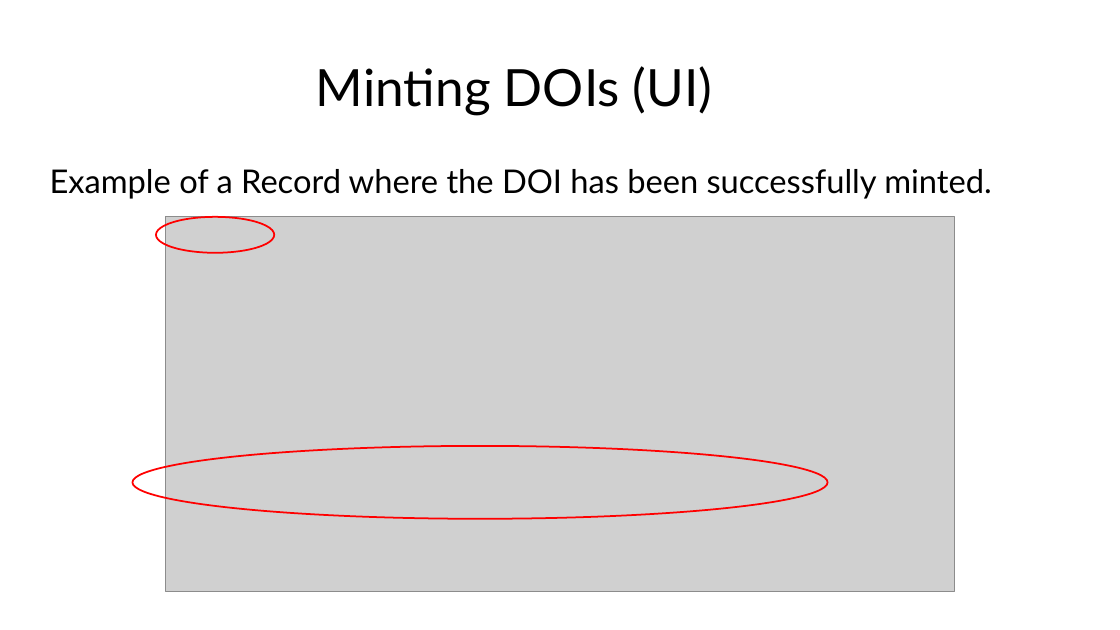
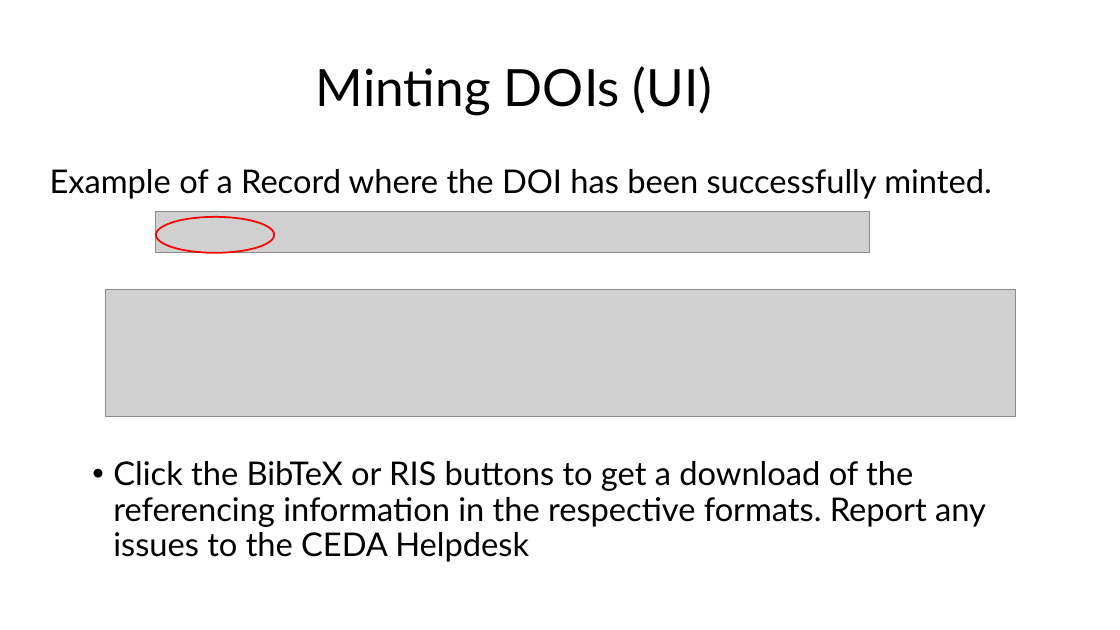
Before and after one commit to cedadev/cmip7-citation-service, a slide deck: slide 16 of docs/CitationReviewerGuide.pptx (slide 15 before the commit). Drawn at 1120x630 pixels with LibreOffice and Linux fonts; fonts in the diff are those of the drawing; grey boxes stand for pictures. Boxes give left, top, right and bottom in pixels: in the first picture for what was removed or moved away, otherwise in the second. Text is boxed around its words. In the diff, an @@ line names an element or a change of style, - is before the commit and + after.

```diff
--- a/docs/CitationReviewerGuide.pptx
+++ b/docs/CitationReviewerGuide.pptx
@@ picture added at (156,211,870,252) @@
@@ picture removed at (166,217,955,591) @@
@@ picture added at (105,290,1015,417) @@
@@ ellipse removed at (133,446,828,519) @@
@@ text added at (113,461,986,562), 28 pt, text #000000 @@
+• Click the BibTeX or RIS buttons to get a download of the referencing information in the respective formats. Report any issues to the CEDA Helpdesk
```
Also in this commit, not shown: 3 other slides changed, 1 slide added, 1 other file.
